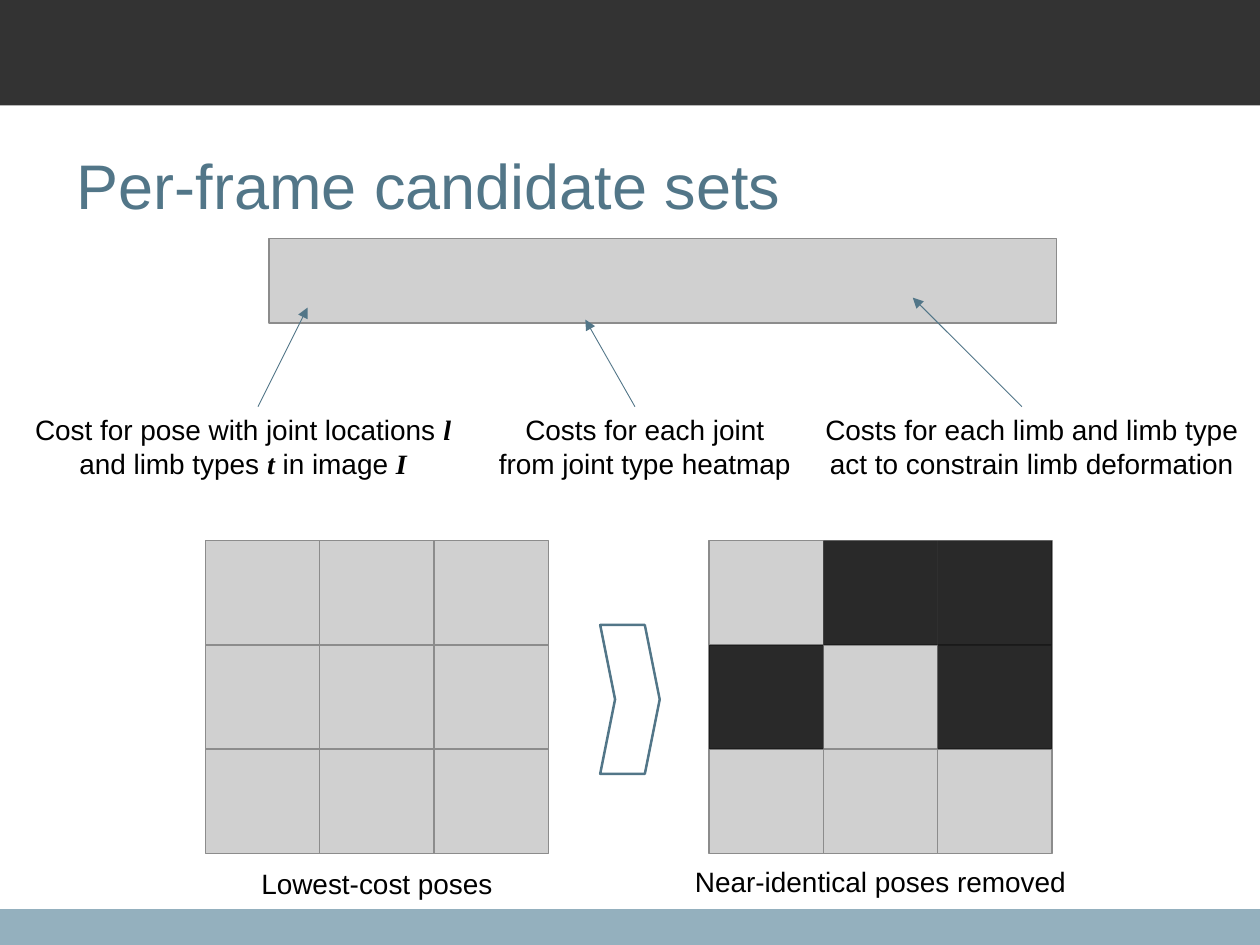
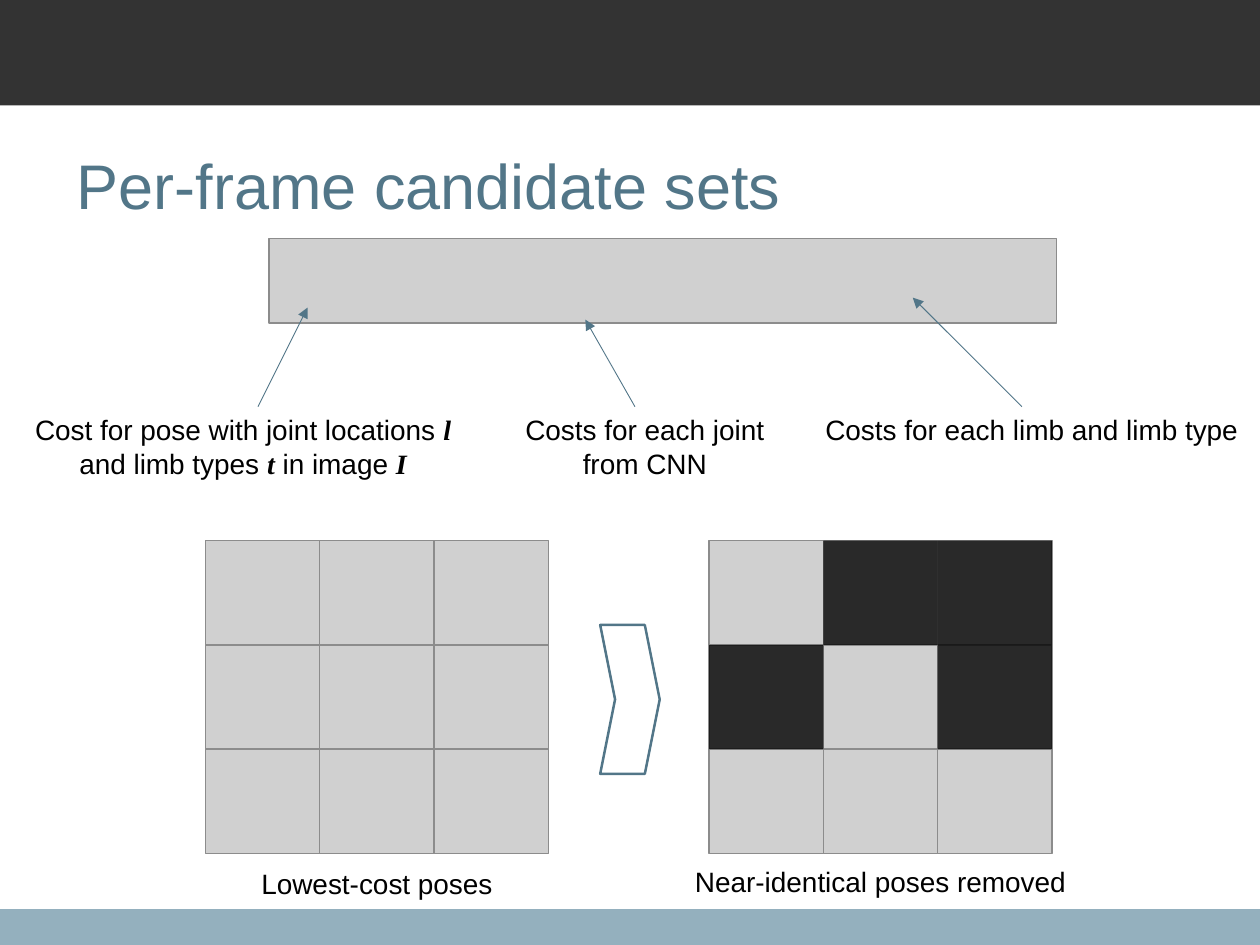
Before and after one commit to qxcv/comp2560, a slide deck: slide 7 of presentation/presentation.odp. Drawn at 1260x945 pixels with LibreOffice and Linux fonts; fonts in the diff are those of the drawing; grey boxes stand for pictures; background and template pictures are left out. Boxes give left, top, right and bottom in pixels: in the first picture for what was removed or moved away, otherwise in the second. Text is boxed around its words. In the diff, an @@ line names an element or a change of style, - is before the commit and + after.

Commit message:
More tweaks

```diff
--- a/presentation/presentation.odp
+++ b/presentation/presentation.odp
@@ text at bbox=[525, 419, 764, 475]: text changed @@
-Costs for each joint from joint type heatmap
+Costs for each joint from CNN
@@ text at bbox=[825, 419, 1238, 446]: text changed @@
-Costs for each limb and limb type act to constrain limb deformation
+Costs for each limb and limb type
```
Also in this commit, not shown: 2 other slides changed.
